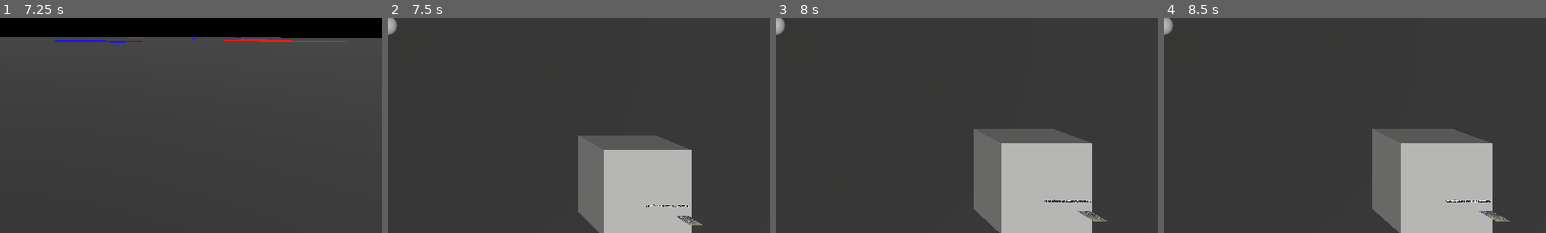
Above: before the commit, frames 1-4 (left to right).
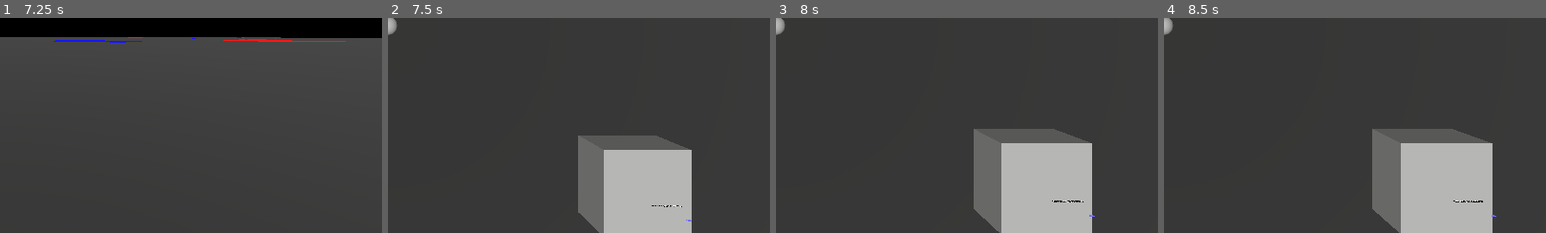
Above: after the commit, the same moments.

Repository: Tinigame/UPT-game-project
Game: Godot game, scene res://Scenes/world.tscn
Two runs of this game, one before a commit and one after it. Both use one fixed random seed, a clock stepped at 60 frames per second and the inputs below.
Inputs (mouse positions are % of the whole screen's width and height, from its top left):
- Up to frame 1 (7.25 s): click "Play game" at 0.5 s; tap H (help_menu) every 0.75 s from 1.25 to 5 s; move the mouse to (49, 52) at 1.27 s; tap A (A) at 1.35, 2.3, 2.85, 3.8, 5.3, 6.8 s; click (49, 52) at 1.42 s; tap S (S) at 1.55, 2.1, 3.05, 4.35, 6.05 s; move the mouse to (57, 51) at 2.02 s; click (57, 51) at 2.17 s; move the mouse to (42, 49) at 2.77 s; click (42, 49) at 2.92 s; move the mouse to (51, 50) at 3.52 s; tap D (D) at 3.6 s; click (51, 50) at 3.67 s; move the mouse to (46, 48) at 4.27 s; click (46, 48) at 4.42 s; move the mouse to (55, 50) at 5.02 s; tap W (W) at 5.1 s; click (55, 50) at 5.17 s; move the mouse to (45, 50) at 5.77 s; tap R (rotate_clockwise) at 5.85 s; click (45, 50) at 5.92 s; move the mouse to (52, 48) at 6.52 s; tap Space (space) at 6.6 s; click (52, 48) at 6.67 s
- Up to frame 2 (7.5 s): move the mouse to (49, 52) at 7.27 s; tap B (switchcam) at 7.35 s; click (49, 52) at 7.42 s
- Up to frame 3 (8 s): tap S (S) at 7.55 s
- Up to frame 4 (8.5 s): move the mouse to (80, 65) at 8.02 s; tap Backspace (temp_deselect_building) at 8.1 s; click (80, 65) at 8.17 s; tap A (A) at 8.3 s
The pictures show only the part of the screen within x 50-100%, y 48-98%; the shares and areas given below are measured in that part.

Frame 1 is identical in both runs. In frame 2, 0.2% of the frame differs, in the area x 67-83%, y 86-97%; in frame 3, 0.2%, in the area x 70-87%, y 84-95%; in frame 4, 0.2%.

Commit message:
teine eesmärk, sest kriteerium nii ütles
aga ära ütle kellegile shhhhhh

Diff:
--- a/Scripts/buildings/crashed_ship - new.gd
+++ b/Scripts/buildings/crashed_ship - new.gd
@@ -2,10 +2,20 @@
 
 var container_manager : ContainerManager
 
+# hull component
+#var tier_1_item : Array = [preload("res://Resources/items/item_hull_component.tres")]
+var tier_1_item : Array = [preload("uid://dnx2ktbw4m5t0")]
+#var tier_1_amount : int = 25
+var tier_1_amount : int = 1
+var tier_1_completed : bool = false
 
-var tier_1_item : Array = [preload("res://Resources/items/item_hull_component.tres")]
-var tier_1_amount : int = 25
-var tier_1_completed : bool = false
+# electrical components
+#var tier_2_item : Array = [preload("uid://ddlws1uul1ugp")]
+var tier_2_item : Array = [preload("uid://bwlfgu77hlfb")]
+#var tier_2_amount : int = 20
+var tier_2_amount : int = 2
+var tier_2_completed : bool = false
+
 
 var forward_cell_offset : Vector3i
 var grid_position : Vector3i
@@ -27,15 +37,15 @@
 
 
 func create_goal_billboard():
-	var bilbboardimage = preload("uid://88ef2wmelerv").get_image()
-	bilbboardimage.resize(64, 64, Image.INTERPOLATE_NEAREST)
-	var bilbtext = ImageTexture.create_from_image(bilbboardimage)
-	billboard.texture = bilbtext
+	#var bilbboardimage = preload("uid://88ef2wmelerv").get_image()
+	#bilbboardimage.resize(64, 64, Image.INTERPOLATE_NEAREST)
+	#var bilbtext = ImageTexture.create_from_image(bilbboardimage)
+	billboard.texture = tier_1_item[0].item_sprite
 	billboard.billboard = BaseMaterial3D.BILLBOARD_FIXED_Y
 	billboard.position = self.position + Vector3(0, 3, 0)
 
 	text.billboard = BaseMaterial3D.BILLBOARD_FIXED_Y
-	text.text = str("Eesmärk: ", tier_1_amount, " Kerekomponenti")
+	text.text = str("Eesmärk: ", tier_1_amount, " " , tr(tier_1_item[0].name_key))
 	text.position = self.position + Vector3(0, 2, 0)
 
 	add_child(billboard)
@@ -44,6 +54,14 @@
 	return
 
 
+func update_goal_billboard():
+	var bilbboardimage = tier_2_item[0].item_sprite.get_image()
+	bilbboardimage.resize(64, 64, Image.INTERPOLATE_NEAREST)
+	var bilbtext = ImageTexture.create_from_image(bilbboardimage)
+
+
+	text.text = str("Eesmärk: ", tier_2_amount, " " , tr(tier_2_item[0].name_key))
+	billboard.texture = bilbtext
 
 
 func get_own_container_manager() -> ContainerManager:
@@ -57,6 +75,13 @@
 	var amount = container_manager.count_item_in_slot(tier_1_item[0], 0)
 	if amount >= tier_1_amount:
 		tier_1_completed = true
-		text.text = "Eesmärk täidetud"
+		update_goal_billboard()
+
+		container_manager.clear_slots()
+		container_manager.add_slot(84, tier_2_item)
+
+	if tier_1_completed == true and container_manager.count_item_in_slot(tier_2_item[0], 0) >= tier_2_amount:
+		tier_2_completed = true
+		text.text = "Eesmärk täidetud!"
 		billboard.texture = preload("uid://dir0exoj5ej8o")
 		Globals.speedrun_timer_started = false
